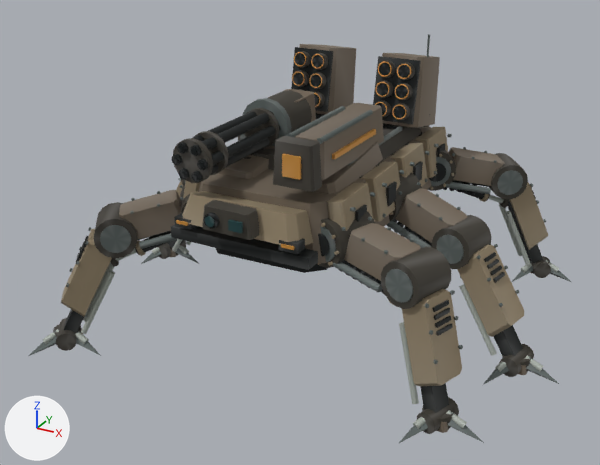
An edit to the glTF model assets/ridgeback-mech/mx06_d1_lod0.glb, drawn before and after from the same camera.
Both versions are drawn from a 50 mm camera at (4.89, -9.59, 5.88) aimed at (-0.12, -0.48, 1.33). Lighting does not change. The marker at lower left points along +X, +Y and +Z. The older version comes first. Where no turn or scale is listed for an object, it has been applied to the vertices. Vertices at exactly the same position are counted once.

Objects in the first picture: 'HULL_ARMOR', 'LASER_CANNON', 'MINIGUN_BARRELS', 'MISSILE_POD_L', 'MISSILE_POD_R', 'SHIN_ARMOR_FL', 'SHIN_ARMOR_FR', 'SHIN_ARMOR_MR', 'SHIN_ARMOR_RR', 'UPPER_ARM_FR', 'UPPER_ARM_MR', 'UPPER_ARM_RR' and 13 more.
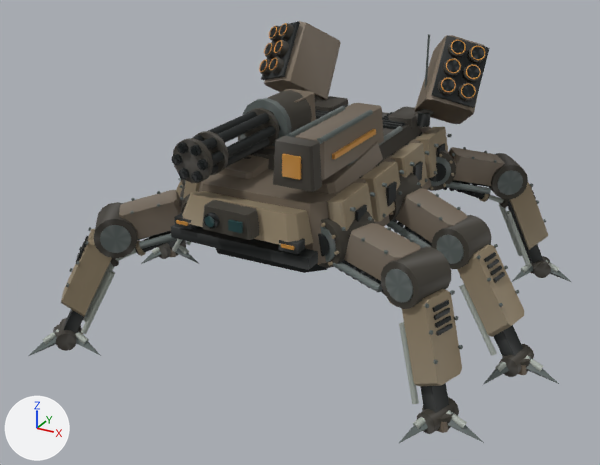
Where the newer file only moved an object's origin or applied its transform, the numbers keep the older frame.

Where the change shows, as pixel boxes [x1, y1, x2, y2] in the pictures (600 x 465 px):
'MISSILE_POD_R', reshaped (13% wider, 18% taller): before [373, 53, 440, 128]; after [414, 35, 490, 124]
'MISSILE_POD_L', reshaped (26% wider, 11% taller): before [291, 44, 356, 115]; after [259, 21, 341, 100]
part 1 of me_mesh_0, added (mostly hidden): after [314, 95, 322, 102]
part 2 of me_mesh_0, added (mostly hidden): after [414, 109, 434, 126]

Edits to the bpy script that builds the scene:
```text
Change me_mesh_0:
    used by ob_hull_armor; location = (0.0, 0.0, 1.9)
    remove me_mesh_0.from_pydata(...)  # 1284 vertices, 2180 faces; spans x -1.22..1.22, y -2.31..1.92, z -0.49..1.9
    add me_mesh_0.from_pydata(...)  # 1420 vertices, 2436 faces; spans x -1.24..1.24, y -2.31..1.92, z -0.59..1.9
    me_mesh_0 part 1: the loose piece of 34 vertices spanning x -0.69..-0.6, y 1.36..1.58, z -0.22..-0.02 is copied, and the copy is multiplied about its middle by the matrix ((1.358, 1.736, 1.519), (0.173, -1.699, 1.016), (1.301, -1.585, -1.72)), then moved by (-0.3, -0.1, 0.97); it spans x -1.24..-0.66, y 1.22..1.53, z 0.56..1.14
    me_mesh_0 part 2: the loose piece of 34 vertices spanning x 0.81..0.99, y 1.21..1.39, z 0.63..0.81 is copied, and the copy is multiplied about its middle by the matrix ((0.679, -0.087, 2.556), (-0.087, 0.916, 0.833), (-0.651, -0.212, 2.556)), then moved by (0.05, 0.07, 0.13); it spans x 0.66..1.24, y 1.22..1.53, z 0.56..1.14
    other edits to the shape of me_mesh_0 do not show in these pictures
Change me_mesh_35:
    used by ob_missile_pod_l; location = (0.0, 1.22, 2.83)
    remove me_mesh_35.from_pydata(...)  # 816 vertices, 1576 faces; spans x -0.995..-0.305, y -0.608..0.517, z -0.342..0.731
    add me_mesh_35.from_pydata(...)  # 816 vertices, 1576 faces; spans x -1.682..-0.71, y -0.359..0.985, z -0.349..0.978
    me_mesh_35 part 3: the whole mesh is multiplied about its middle by the matrix ((0.866, 0.492, -0.09), (-0.418, 0.811, 0.409), (0.274, -0.317, 0.908)), then moved by (-0.57, 0.319, 0.147)
Change me_mesh_36:
    used by ob_missile_pod_r; location = (0.0, 1.22, 2.83)
    remove me_mesh_36.from_pydata(...)  # 816 vertices, 1576 faces; spans x 0.305..0.995, y -0.608..0.517, z -0.342..0.731
    add me_mesh_36.from_pydata(...)  # 816 vertices, 1576 faces; spans x 0.71..1.682, y -0.359..0.985, z -0.349..0.978
    me_mesh_36 part 4: the whole mesh is multiplied about its middle by the matrix ((0.866, -0.492, 0.09), (0.418, 0.811, 0.409), (-0.274, -0.317, 0.908)), then moved by (0.57, 0.319, 0.147)
```
